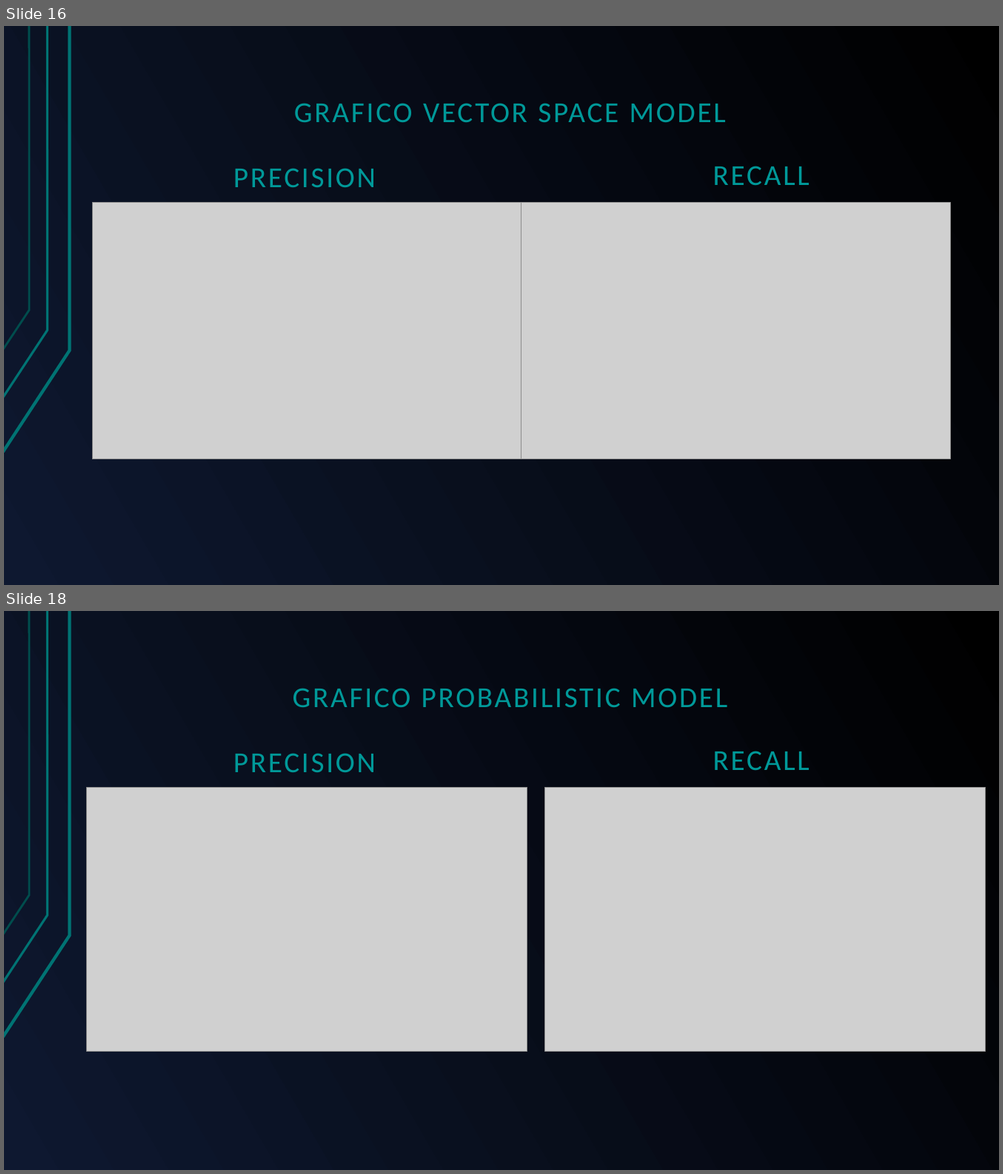
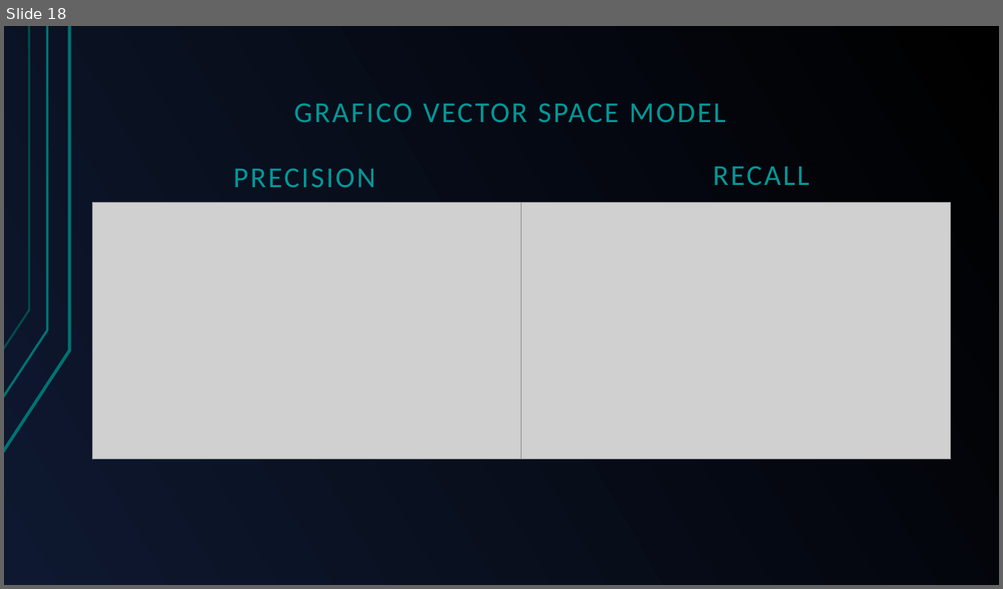
Before and after one commit to GreRagu/ProgettoGavi, a slide deck: Hegregio.odp. Shown one above the other, each under a label of ours: slides 16 and 18 before the commit, slide 18 after it; the slides between them are not shown. The pictures are 1003x1174 and 1003x589 pixels, drawn with LibreOffice and Linux fonts; fonts in the diff are those of the drawing; grey boxes stand for pictures. Boxes give left, top, right and bottom in pixels: in the first picture for what was removed or moved away, otherwise in the second. Text is boxed around its words. In the diff, an @@ line names an element or a change of style, - is before the commit and + after.

```diff
--- a/Hegregio.odp
+++ b/Hegregio.odp
@@ slide 18 removed at (4, 611, 999, 1170), background gradient #000000 to #0E1830; not listed: 3 template elements that a slide beside it also shows @@
@@ text removed at (293, 688, 727, 707) @@
-GRAFICO PROBABILISTIC MODEL
@@ text removed at (233, 753, 375, 772) @@
-PRECISION
@@ text removed at (713, 751, 809, 770) @@
-RECALL
@@ picture removed at (86, 787, 527, 1051) @@
@@ picture removed at (544, 787, 985, 1051) @@
@@ what was slide 16 is now slide 18 @@
```
Also in this commit, not shown: 5 slides changed, 3 slides added, 3 other slides removed, 1 other file.
